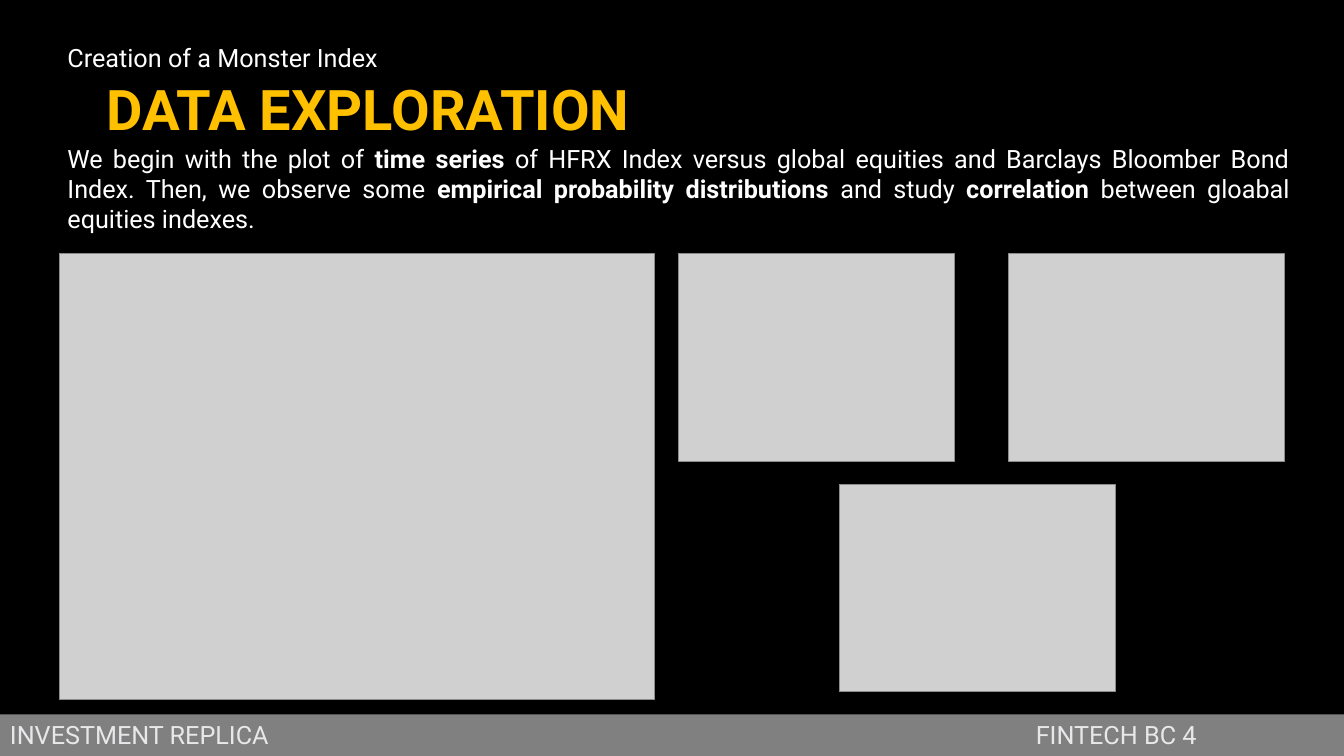
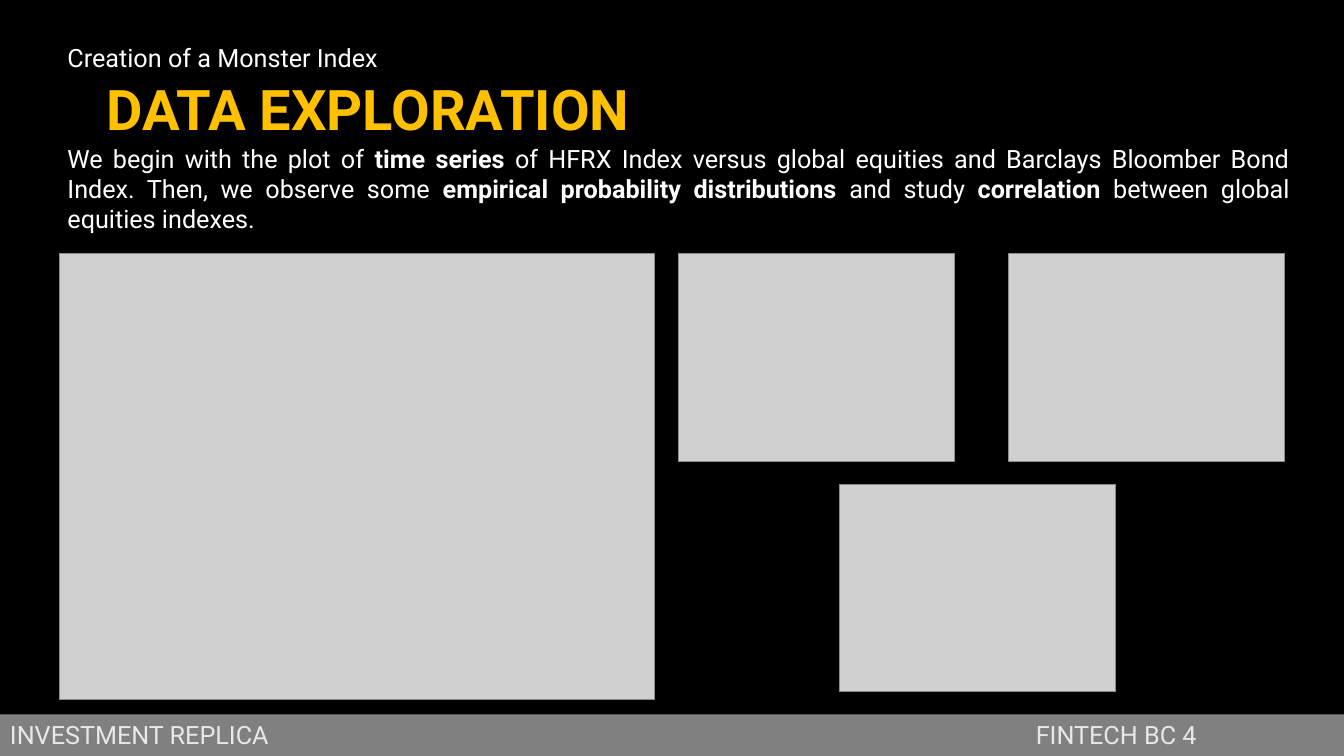
Before and after one commit to jstringara/Fintech, a slide deck: slide 4 of BC4/Bozza.pptx. Drawn at 1344x756 pixels with LibreOffice and Linux fonts; fonts in the diff are those of the drawing; grey boxes stand for pictures; background and template pictures are left out. Boxes give left, top, right and bottom in pixels: in the first picture for what was removed or moved away, otherwise in the second. Text is boxed around its words. In the diff, an @@ line names an element or a change of style, - is before the commit and + after.

```diff
--- a/BC4/Bozza.pptx
+++ b/BC4/Bozza.pptx
@@ text at [67,149,1290,204]: text changed @@
-We begin with the plot of time series of HFRX Index versus global equities and Barclays Bloomber Bond Index. Then, we observe some empirical probability distributions and study correlation between gloabal equities indexes.
+We begin with the plot of time series of HFRX Index versus global equities and Barclays Bloomber Bond Index. Then, we observe some empirical probability distributions and study correlation between global equities indexes.
```
Also in this commit, not shown: 6 other slides changed.
